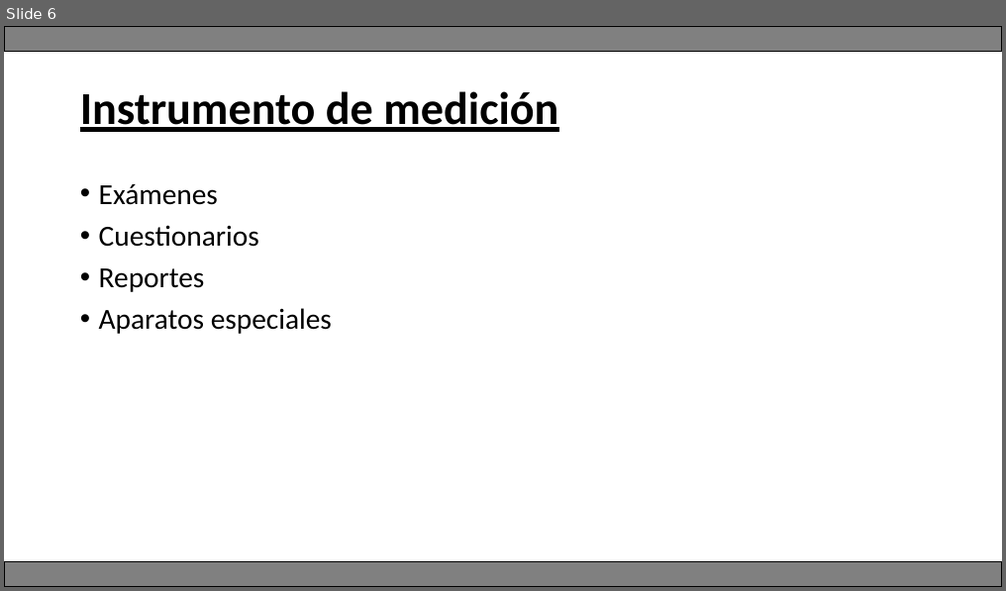
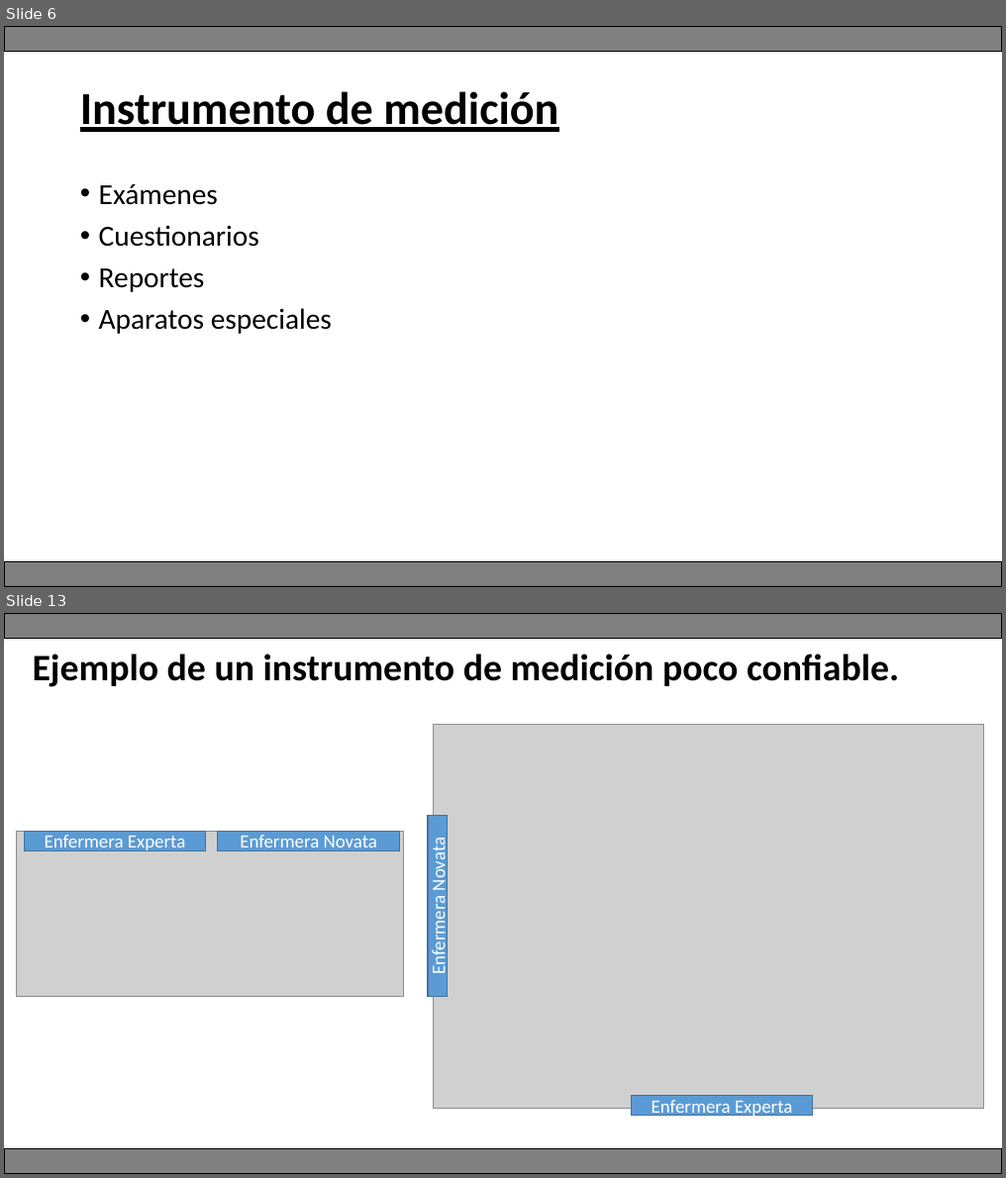
Before and after one commit to Adrifelcha/afchavez-019, a slide deck: JeanPiaget/Presentaciones/04_RecolecciónyAnálisisDatos.pptx. Shown one above the other, each under a label of ours: slide 6 before the commit, slides 6 and 13 after it; the slides between them are not shown. The pictures are 1006x591 and 1006x1178 pixels, drawn with LibreOffice and Linux fonts; fonts in the diff are those of the drawing; grey boxes stand for pictures. Boxes give left, top, right and bottom in pixels: in the first picture for what was removed or moved away, otherwise in the second. Text is boxed around its words. In the diff, an @@ line names an element or a change of style, - is before the commit and + after.

```diff
--- a/JeanPiaget/Presentaciones/04_RecolecciónyAnálisisDatos.pptx
+++ b/JeanPiaget/Presentaciones/04_RecolecciónyAnálisisDatos.pptx
@@ slide 13 added at (4,613,1002,1174), background #FFFFFF @@
@@ rectangle added at (4,613,1002,638), fill #808080, outline #000000 1 pt @@
@@ title added at (33,654,899,687), 36 pt, text #000000, bold @@
+Ejemplo de un instrumento de medición poco confiable.
@@ picture added at (433,725,984,1109) @@
@@ rectangle added at (428,816,448,997), fill #5B9BD5, outline #43739E 1 pt, 18 pt, text #FFFFFF @@
+Enfermera Novata
@@ picture added at (16,832,404,997) @@
@@ rectangle added at (24,832,206,851), fill #5B9BD5, outline #43739E 1 pt, 18 pt, text #FFFFFF @@
+Enfermera Experta
@@ rectangle added at (218,832,400,851), fill #5B9BD5, outline #43739E 1 pt, 18 pt, text #FFFFFF @@
+Enfermera Novata
@@ rectangle added at (632,1096,813,1115), fill #5B9BD5, outline #43739E 1 pt, 18 pt, text #FFFFFF @@
+Enfermera Experta
@@ rectangle added at (4,1150,1002,1174), fill #808080, outline #000000 1 pt @@
```
Also in this commit, not shown: 1 slide changed, 19 other slides added, 11 other files.
